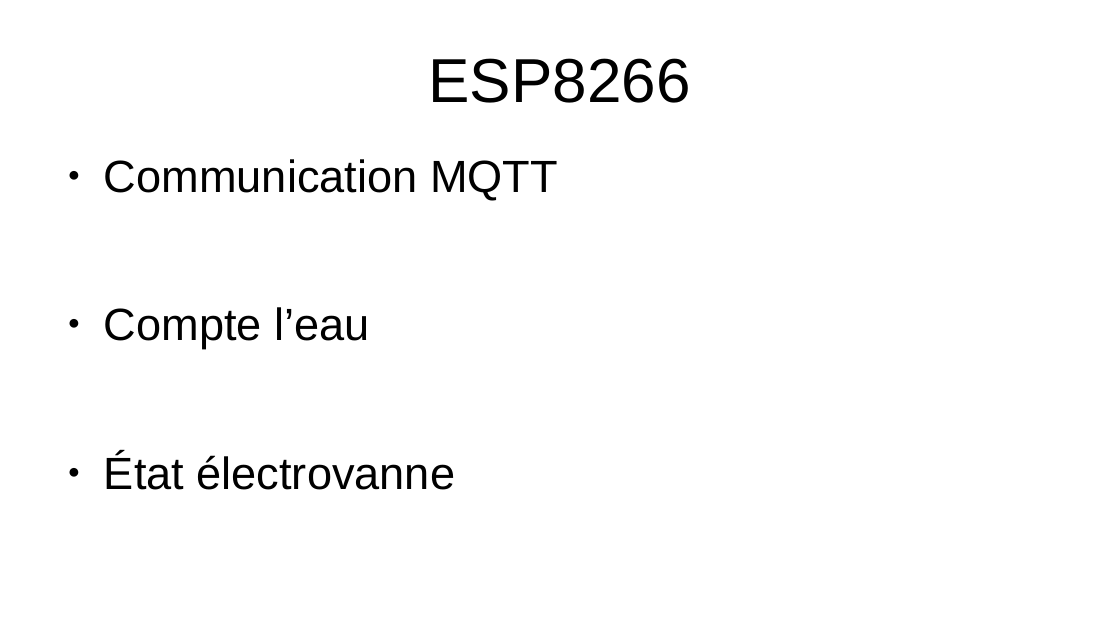
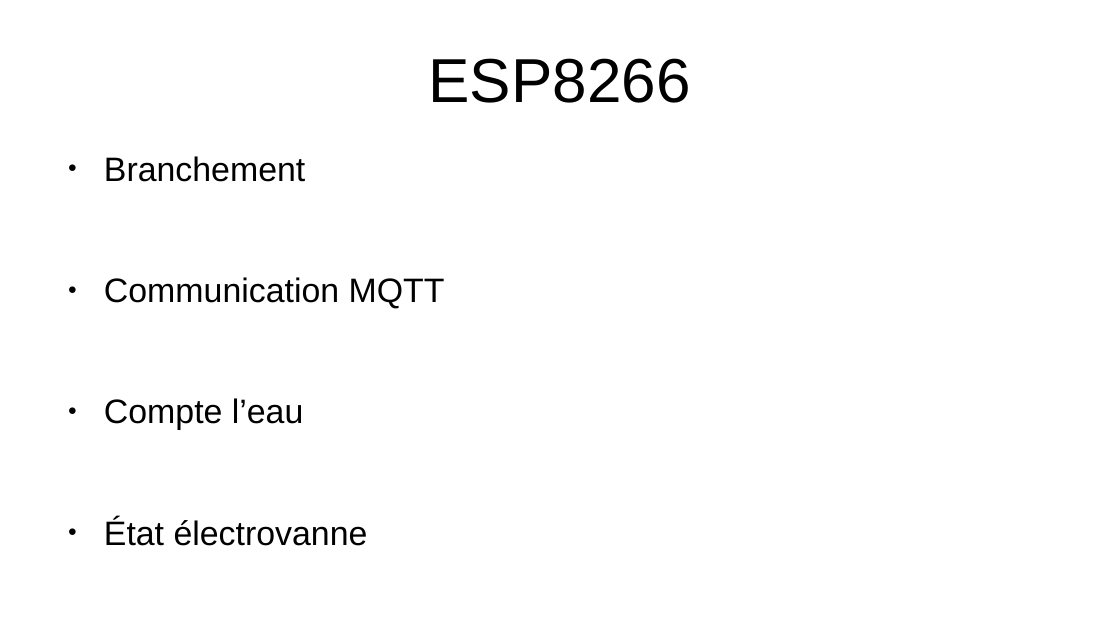
Before and after one commit to Vallot-hub/Projet, a slide deck: slide 2 of ProjetBTSEau1.pptx (slide 3 before the commit). Drawn at 1120x630 pixels with LibreOffice and Linux fonts; fonts in the diff are those of the drawing. Boxes give left, top, right and bottom in pixels: in the first picture for what was removed or moved away, otherwise in the second. Text is boxed around its words. In the diff, an @@ line names an element or a change of style, - is before the commit and + after.

```diff
--- a/ProjetBTSEau1.pptx
+++ b/ProjetBTSEau1.pptx
@@ text at [104,156,305,182]: paragraph added @@
+● Branchement
@@ text at [104,277,445,546]: size 32 to 24 pt in "Communication MQTT", "Compte l’eau", "État électrovanne" @@
```
Also in this commit, not shown: 1 other slide changed, 1 slide removed.
